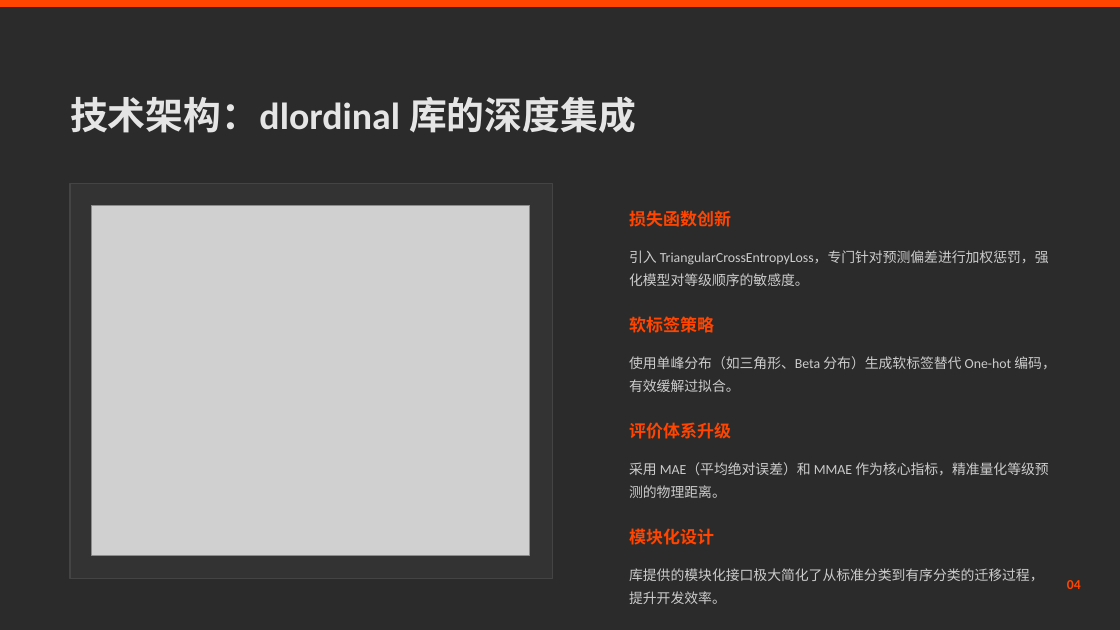
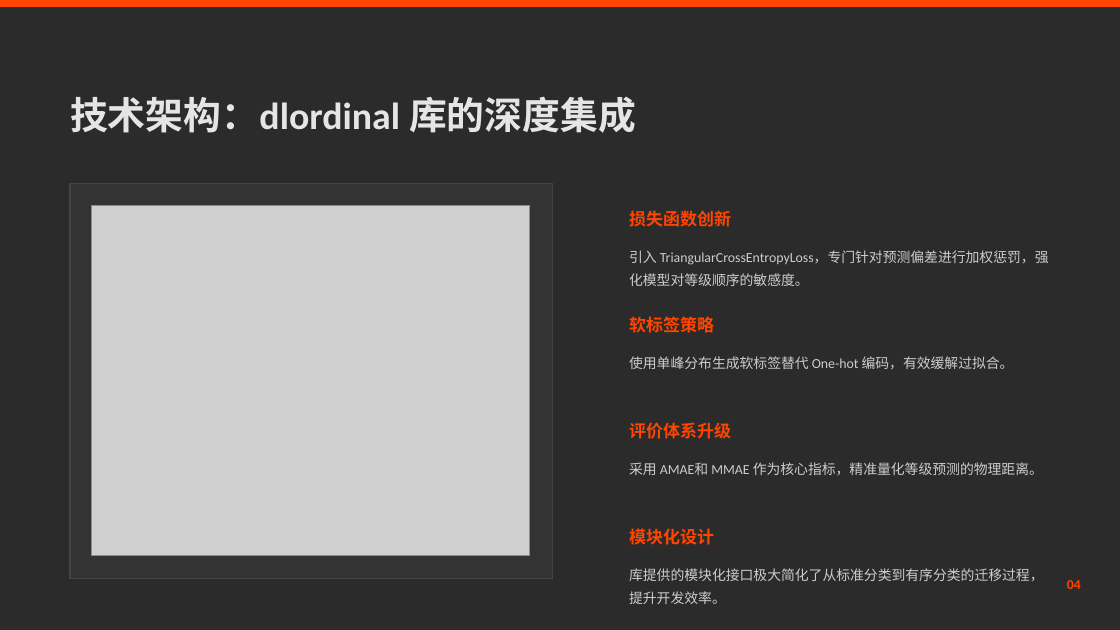
Before and after one commit to muyuniao/work, a slide deck: slide 3 of 基于深度有序回归的钢板表面缺陷分级研究进展.pptx (slide 4 before the commit). Drawn at 1120x630 pixels with LibreOffice and Linux fonts; fonts in the diff are those of the drawing; grey boxes stand for pictures; background and template pictures are left out; a plain dark background stands for a picture behind light text. Boxes give left, top, right and bottom in pixels: in the first picture for what was removed or moved away, otherwise in the second. Text is boxed around its words. In the diff, an @@ line names an element or a change of style, - is before the commit and + after.

```diff
--- a/基于深度有序回归的钢板表面缺陷分级研究进展.pptx
+++ b/基于深度有序回归的钢板表面缺陷分级研究进展.pptx
@@ text at <box>629,356,1014,369</box>: text changed @@
-使用单峰分布（如三角形、Beta 分布）生成软标签替代 One-hot 编码，有效缓解过拟合。
+使用单峰分布生成软标签替代 One-hot 编码，有效缓解过拟合。
@@ text at <box>629,462,1043,475</box>: text changed @@
-采用 MAE（平均绝对误差）和 MMAE 作为核心指标，精准量化等级预测的物理距离。
+采用 AMAE和 MMAE 作为核心指标，精准量化等级预测的物理距离。
```
Also in this commit, not shown: 7 other slides changed, 1 slide removed, 1 other file.
